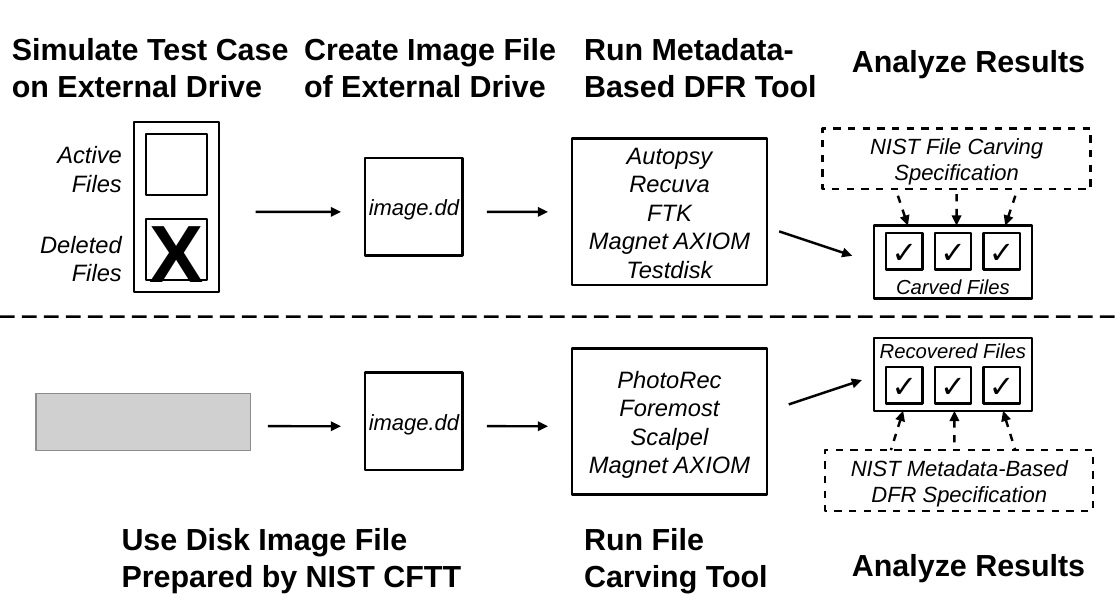
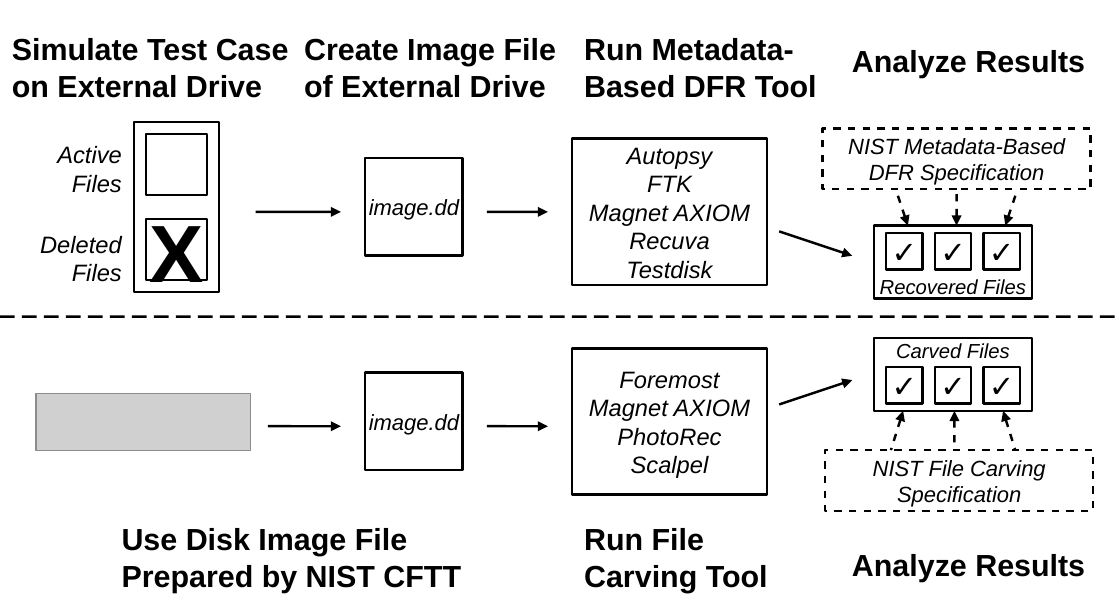
Before and after one commit to sankardasroy/Digital-Forensics-Research, a slide deck: slide 2 of dfr_metadata/book_chapter/fig/overview.odp. Drawn at 1120x615 pixels with LibreOffice and Linux fonts; fonts in the diff are those of the drawing; grey boxes stand for pictures. Boxes give left, top, right and bottom in pixels: in the first picture for what was removed or moved away, otherwise in the second. Text is boxed around its words. In the diff, an @@ line names an element or a change of style, - is before the commit and + after.

```diff
--- a/dfr_metadata/book_chapter/fig/overview.odp
+++ b/dfr_metadata/book_chapter/fig/overview.odp
@@ text in rectangle at (848, 138, 1065, 185): text changed @@
-NIST File Carving
-Specification
+NIST Metadata-Based
+DFR Specification
@@ text in rectangle at (629, 175, 709, 193): paragraph removed @@
-Recuva
@@ text in rectangle at (629, 232, 709, 250): paragraph added @@
+Recuva
@@ text in rectangle at (880, 279, 1026, 299): text changed @@
-Carved Files
+Recovered Files
@@ text in rectangle at (896, 343, 1010, 359): text changed @@
-Recovered Files
+Carved Files
@@ text in rectangle at (617, 371, 721, 389): paragraph removed @@
-PhotoRec
@@ arrow moved from (789, 404) - (862, 380) to (779, 404) - (852, 380) @@
@@ text in rectangle at (589, 399, 750, 446): paragraph added @@
+Magnet AXIOM
+PhotoRec
@@ text in rectangle at (589, 456, 750, 478): paragraph removed @@
-Magnet AXIOM
@@ text in rectangle at (873, 460, 1046, 507): text changed @@
-NIST Metadata-Based
-DFR Specification
+NIST File Carving
+Specification
```
Also in this commit, not shown: 2 other files.
